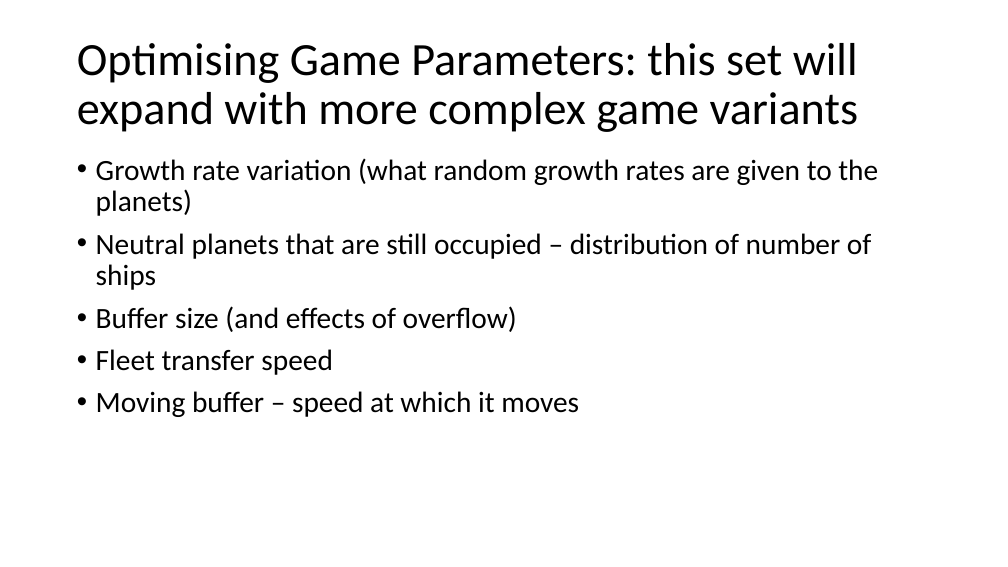
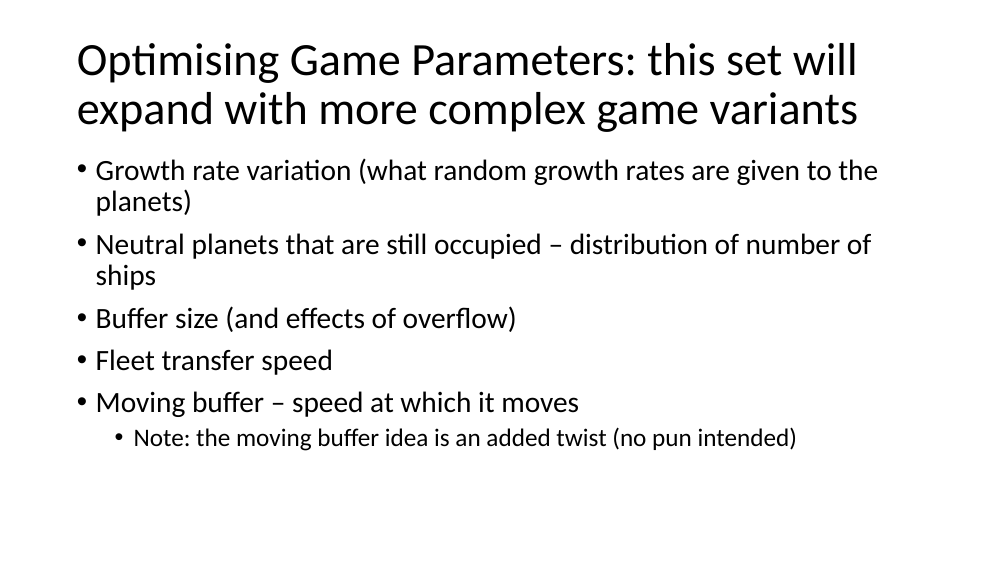
Before and after one commit to ljialin/SimpleAsteroids, a slide deck: slide 15 of doc/slides/Simple Planet Wars/Simple Planet Wars Overview.pptx. Drawn at 1008x567 pixels with LibreOffice and Linux fonts; fonts in the diff are those of the drawing. Boxes give left, top, right and bottom in pixels: in the first picture for what was removed or moved away, otherwise in the second. Text is boxed around its words. In the diff, an @@ line names an element or a change of style, - is before the commit and + after.

```diff
--- a/doc/slides/Simple Planet Wars/Simple Planet Wars Overview.pptx
+++ b/doc/slides/Simple Planet Wars/Simple Planet Wars Overview.pptx
@@ text at [134, 427, 797, 451]: paragraph added @@
+  • Note: the moving buffer idea is an added twist (no pun intended)
```
Also in this commit, not shown: 2 other files.
